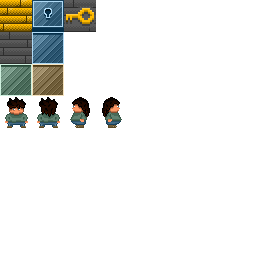
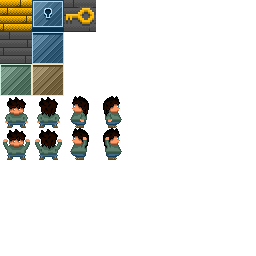
Before/after of a 256×256 layered artwork. What changed in the layer stack:
moved "Player Side Left" (1st of 2, in "Player") above "Player Side Right", painted on it over [73, 96, 90, 117]
painted on "Player Side Right" (1st of 2, in "Player") over [81, 96, 119, 117]
added group "Player Hands up" with 4 layers above "Key" over [3, 128, 122, 160]
added layer "Player Front" (2nd of 2, in "Player Hands up") in group "Player Hands up" over [3, 129, 30, 160]
added layer "Player Back" (2nd of 2, in "Player Hands up") in group "Player Hands up" over [35, 129, 62, 160]
added layer "Player Side Left" (2nd of 2, in "Player Hands up") in group "Player Hands up" over [70, 128, 89, 160]
added layer "Player Side Right" (2nd of 2, in "Player Hands up") in group "Player Hands up" over [103, 128, 122, 160]
